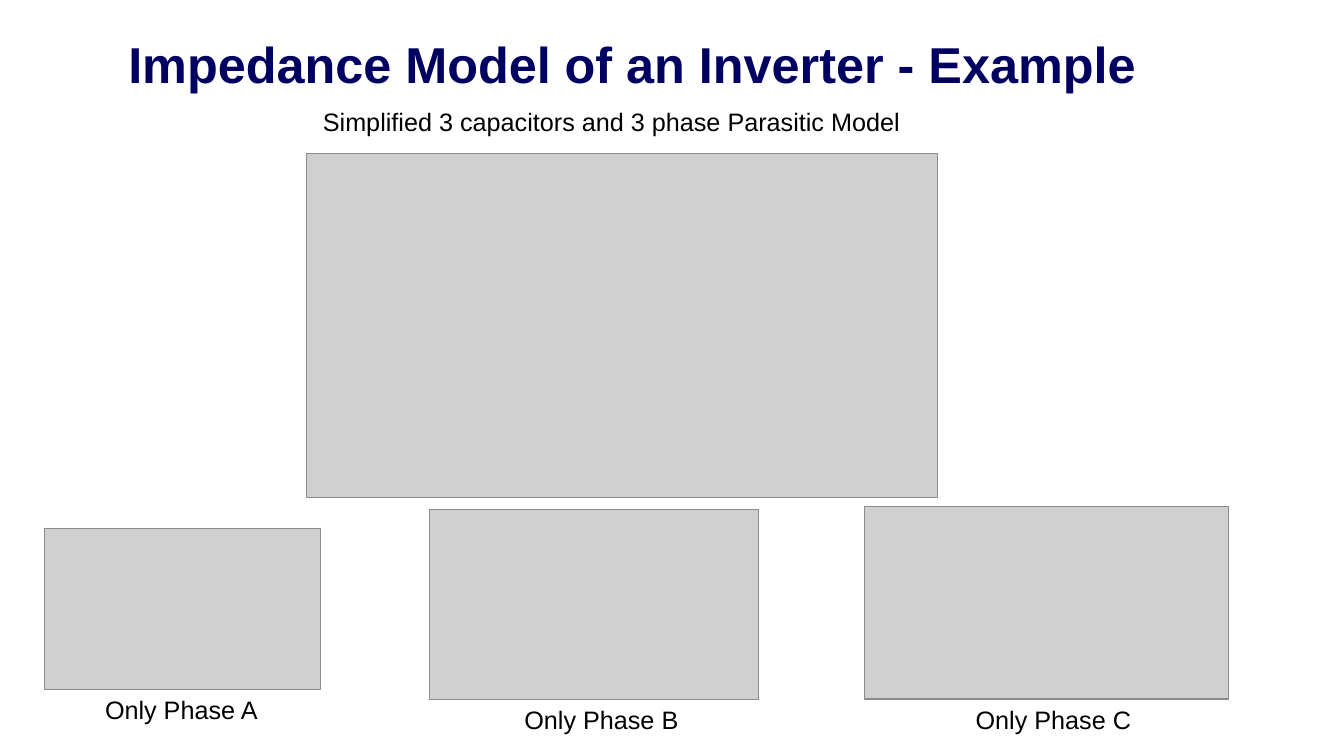
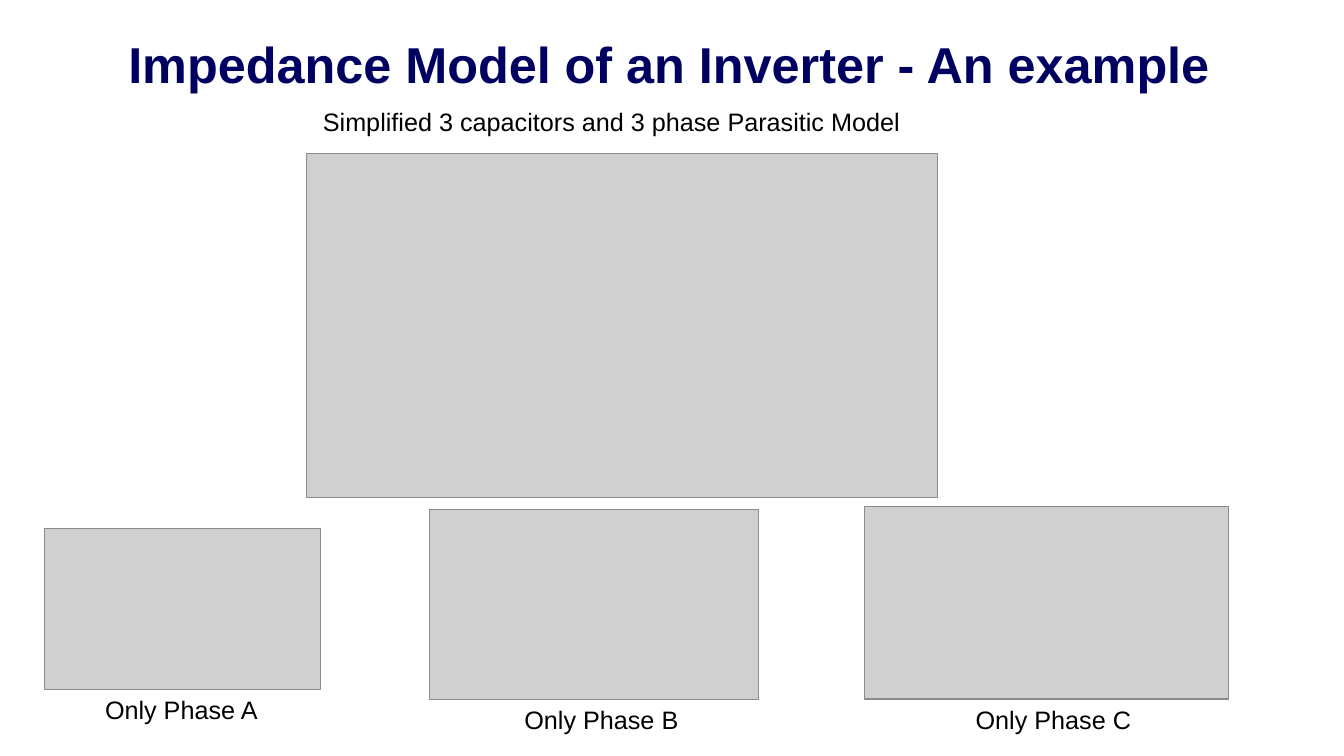
Before and after one commit to EnesAyaz/KTH, a slide deck: slide 4 of Weekly-Reports/HarmonicModellingInverter-Scania-2024.12.17.pptx. Drawn at 1344x756 pixels with LibreOffice and Linux fonts; fonts in the diff are those of the drawing; grey boxes stand for pictures; background and template pictures are left out. Boxes give left, top, right and bottom in pixels: in the first picture for what was removed or moved away, otherwise in the second. Text is boxed around its words. In the diff, an @@ line names an element or a change of style, - is before the commit and + after.

```diff
--- a/Weekly-Reports/HarmonicModellingInverter-Scania-2024.12.17.pptx
+++ b/Weekly-Reports/HarmonicModellingInverter-Scania-2024.12.17.pptx
@@ title at bbox=[128, 46, 1210, 93]: text changed @@
-Impedance Model of an Inverter - Example
+Impedance Model of an Inverter - An example
```
Also in this commit, not shown: 4 other slides changed, 3 other files.
